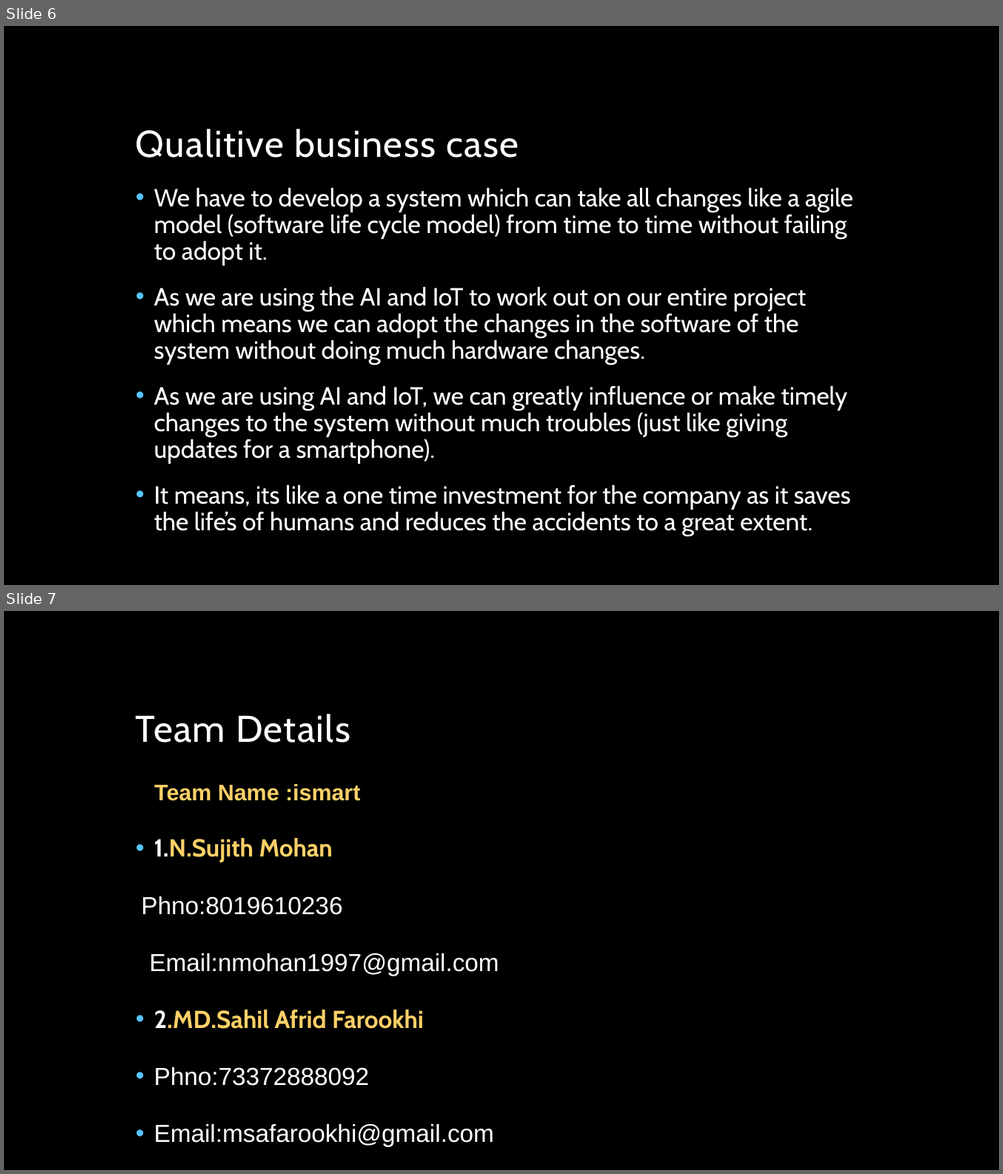
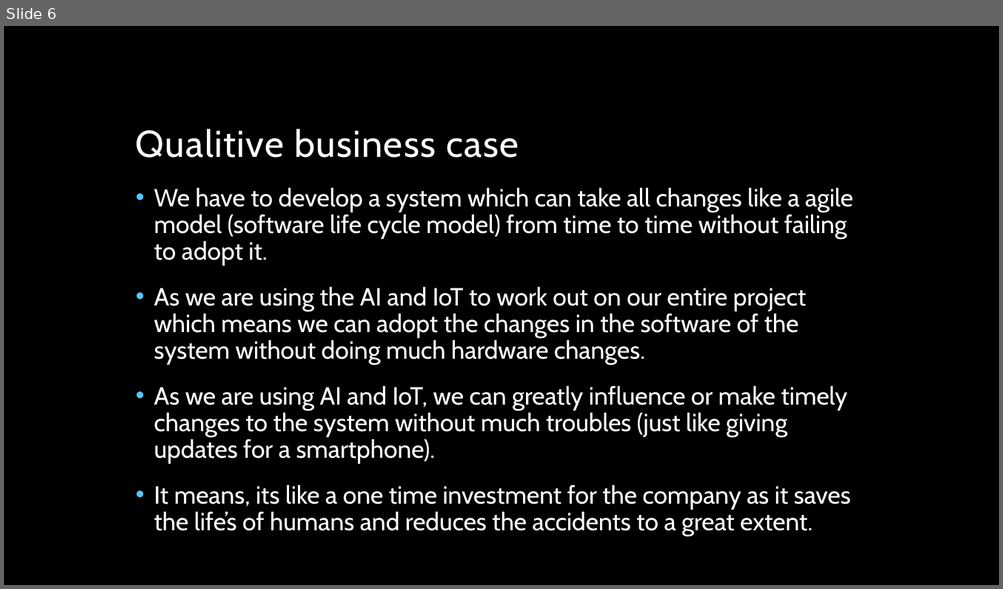
Before and after one commit to msaf9/IOT, a slide deck: IOT.pptx. Shown one above the other, each under a label of ours: slides 6 and 7 before the commit, slide 6 after it. The pictures are 1003x1174 and 1003x589 pixels, drawn with LibreOffice and Linux fonts; fonts in the diff are those of the drawing; background and template pictures are left out. Boxes give left, top, right and bottom in pixels: in the first picture for what was removed or moved away, otherwise in the second. Text is boxed around its words. In the diff, an @@ line names an element or a change of style, - is before the commit and + after.

```diff
--- a/IOT.pptx
+++ b/IOT.pptx
@@ slide 7 removed at (4, 611, 999, 1170), background picture (left out) @@
@@ title removed at (136, 714, 350, 743) @@
-Team Details
@@ text removed at (141, 784, 498, 1147) @@
-Team Name :ismart
-• 1.N.Sujith Mohan
-Phno:8019610236
-Email:nmohan1997@gmail.com
-• 2.MD.Sahil Afrid Farookhi
-• Phno:73372888092
-• Email:msafarookhi@gmail.com
```
